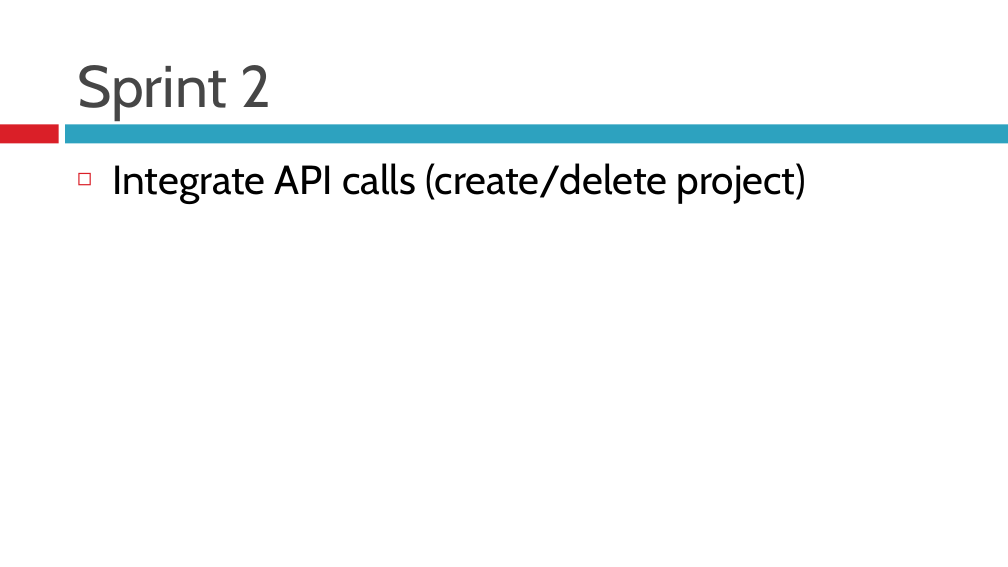
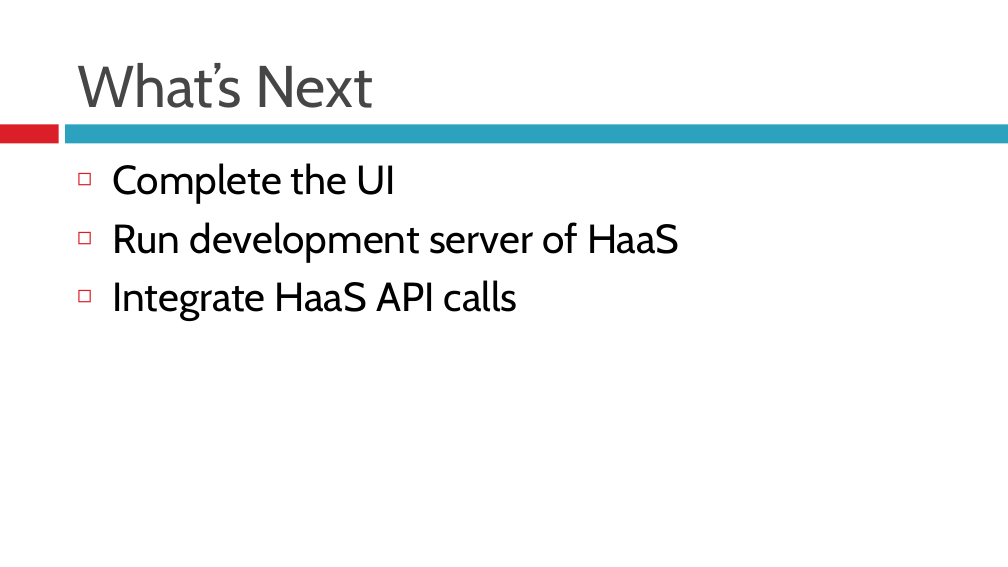
Before and after one commit to BU-EC500-SP15/moc-gui-plugins, a slide deck: slide 8 of Documentation/MOCUIPlugin-Demo1.pptx (slide 7 before the commit). Drawn at 1008x567 pixels with LibreOffice and Linux fonts; fonts in the diff are those of the drawing. Boxes give left, top, right and bottom in pixels: in the first picture for what was removed or moved away, otherwise in the second. Text is boxed around its words. In the diff, an @@ line names an element or a change of style, - is before the commit and + after.

```diff
--- a/Documentation/MOCUIPlugin-Demo1.pptx
+++ b/Documentation/MOCUIPlugin-Demo1.pptx
@@ title at (77, 63, 373, 108): text changed @@
-Sprint 2
+What’s Next
@@ text at (112, 163, 679, 321): text changed @@
-◻ Integrate API calls (create/delete project)
+◻ Complete the UI
+◻ Run development server of HaaS
+◻ Integrate HaaS API calls
```
Also in this commit, not shown: 1 other slide changed, 1 slide added.
